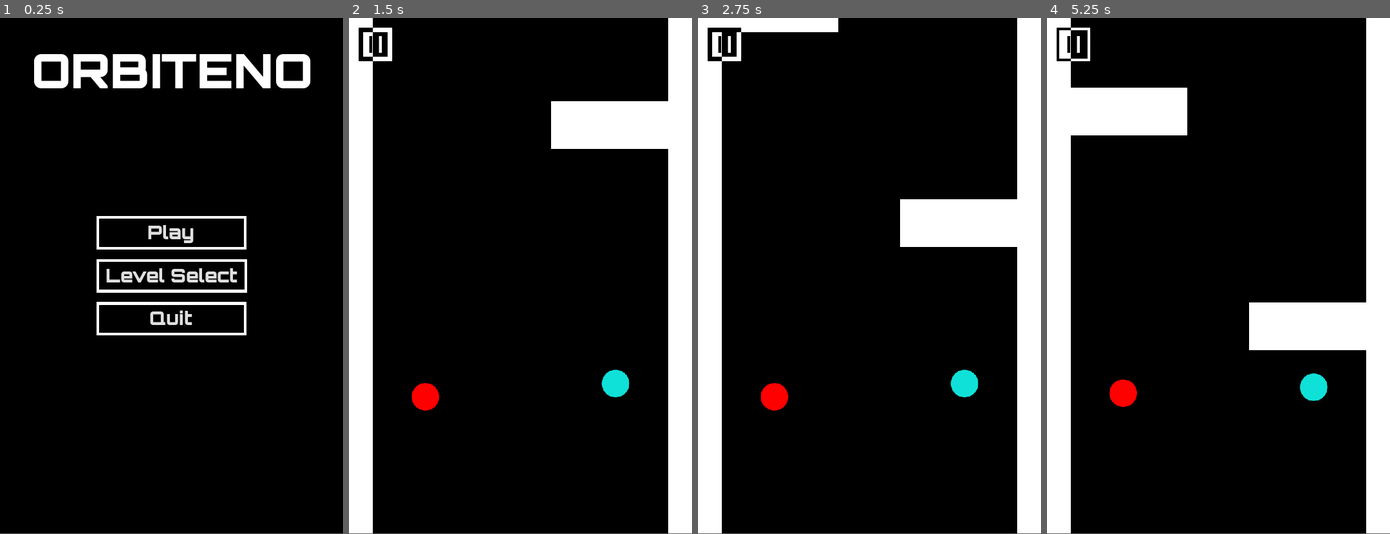
Above: before the commit, frames 1-4 (left to right).
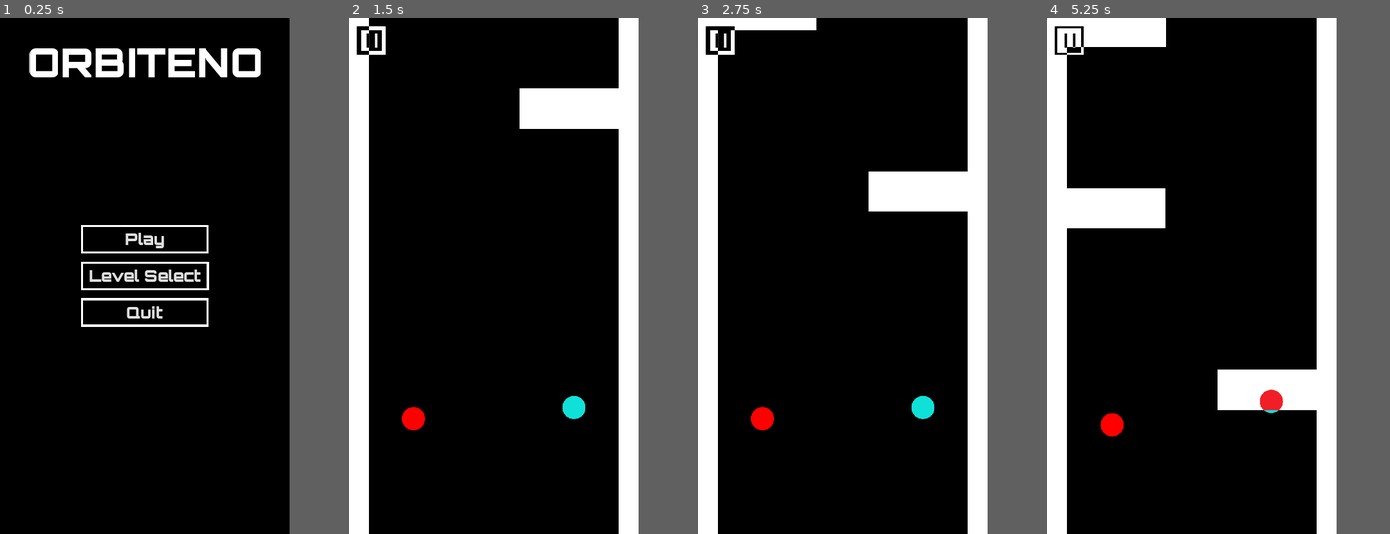
Above: after the commit, the same moments.

Repository: Skunkynator/Orbiteno
Game: Godot game, scene res://menu/title.tscn
Same seed, same stepped clock (60 frames per second), same inputs: the game is played once before the commit and once after it.
Inputs (mouse positions are in pixels of both pictures, inside the frame that each line leads up to):
- Up to frame 1 (0.25 s): no input
- Up to frame 2 (1.5 s): click "Play" at 0.5 s; click "| |" at 1.25 s
- Up to frame 3 (2.75 s): click "| |" at 2 s
- Up to frame 4 (5.25 s): click "| |" at 2.75 s; tap Enter at 3.5 s; move the mouse to (1293, 250) at 3.52 s; click (1293, 250) at 3.67 s; move the mouse to (1149, 301) at 4.27 s; click (1149, 301) at 4.42 s; move the mouse to (1252, 162) at 5.02 s; click (1252, 162) at 5.17 s
The window is 533x799 before the commit and 450x800 after it. Grey fills any space a smaller window leaves; there, only what the larger window draws over its background counts as a difference.

The runs differ from the first frame. In frame 1, 7.7% of the frame differs, in the area x 8-91%, y 5-62%; in frame 2, 18%; in frame 3, 19%; in frame 4, 26%, in the area x 0-100%, y 0-100%.

Commit message:
Fix screen size and orientation

Diff:
--- a/level_base/level.gd
+++ b/level_base/level.gd
@@ -15,7 +15,7 @@
 		printerr("No End node defined for Level!")
 		queue_free()
 		return
-	height = -end.position.y + 1080
+	height = -end.position.y + 1280
 
 
 func _process(delta: float) -> void:
--- a/menu/game_ui.tscn
+++ b/menu/game_ui.tscn
@@ -22,12 +22,12 @@
 
 [node name="Viewport" type="Viewport" parent="ViewportContainer"]
 pause_mode = 1
-size = Vector2( 720, 1080 )
+size = Vector2( 720, 1280 )
 handle_input_locally = false
 render_target_update_mode = 3
 
 [node name="Player" parent="ViewportContainer/Viewport" instance=ExtResource( 1 )]
-position = Vector2( 360, 780 )
+position = Vector2( 360, 980 )
 
 [node name="PauseBtn" type="Button" parent="."]
 use_parent_material = true
--- a/menu/title.tscn
+++ b/menu/title.tscn
@@ -58,21 +58,21 @@
 alignment = 1
 
 [node name="PlayBtn" type="Button" parent="VBoxContainer"]
-margin_top = 415.0
+margin_top = 515.0
 margin_right = 326.0
-margin_bottom = 485.0
+margin_bottom = 585.0
 text = "Play"
 
 [node name="LvlBtn" type="Button" parent="VBoxContainer"]
-margin_top = 505.0
+margin_top = 605.0
 margin_right = 326.0
-margin_bottom = 575.0
+margin_bottom = 675.0
 text = "Level Select"
 
 [node name="QuitBtn" type="Button" parent="VBoxContainer"]
-margin_top = 595.0
+margin_top = 695.0
 margin_right = 326.0
-margin_bottom = 665.0
+margin_bottom = 765.0
 text = "Quit"
 
 [connection signal="button_up" from="VBoxContainer/PlayBtn" to="." method="play"]
--- a/project.godot
+++ b/project.godot
@@ -61,7 +61,9 @@
 [display]
 
 window/size/width=720
-window/size/height=1080
+window/size/height=1280
+window/size/fullscreen=true
+window/handheld/orientation="sensor_portrait"
 window/stretch/mode="2d"
 window/stretch/aspect="keep"
 
